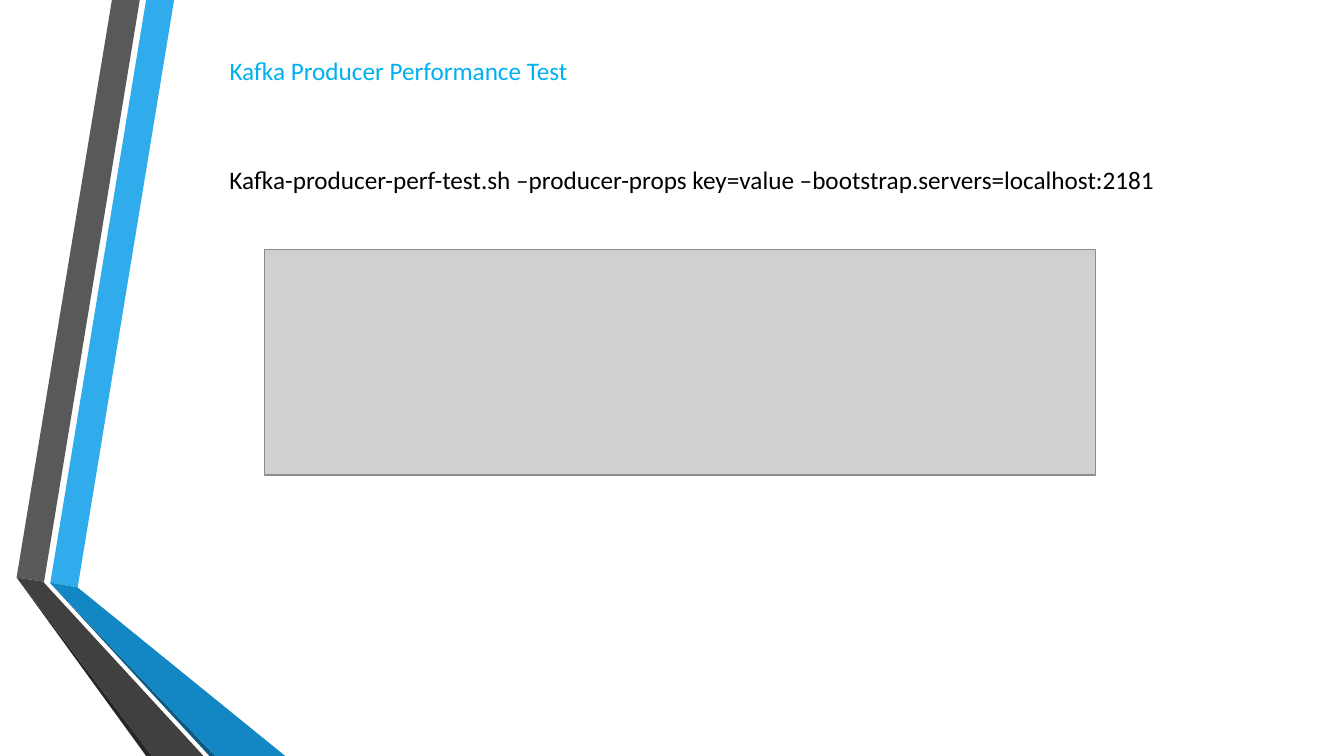
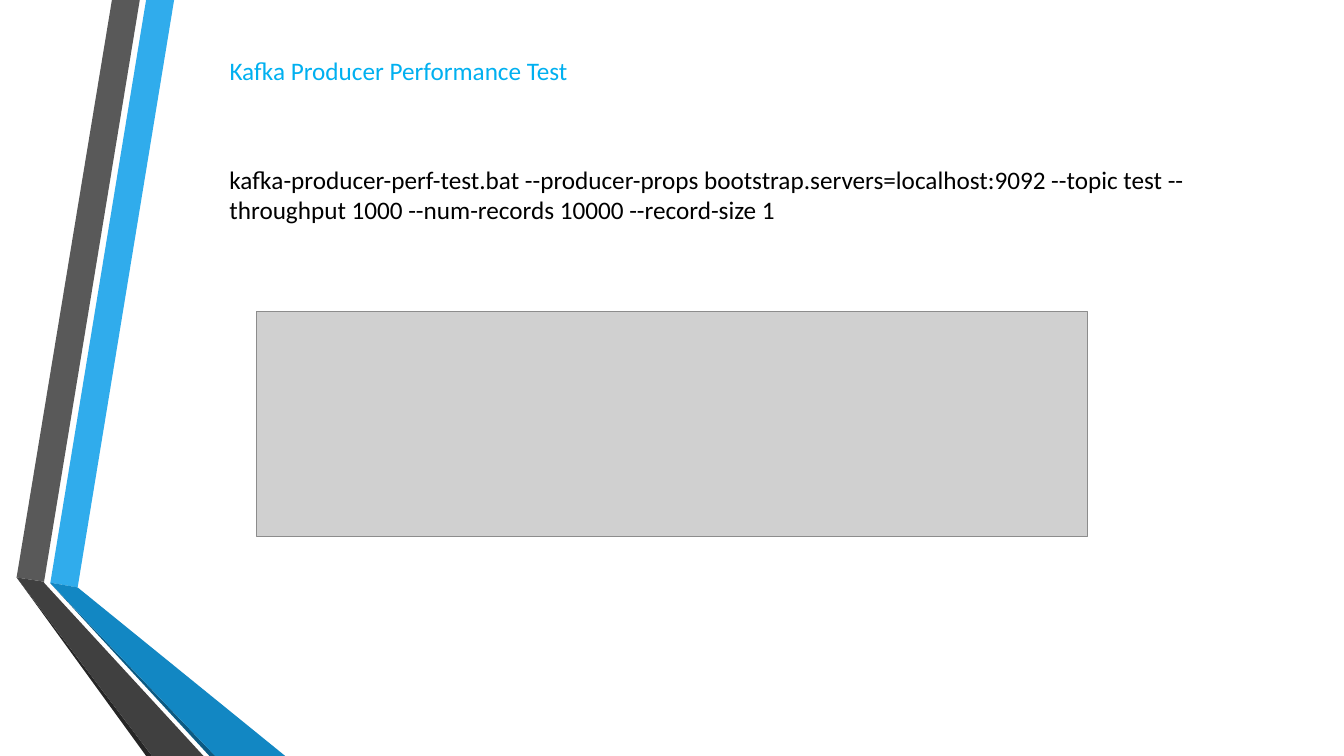
Before and after one commit to RobertLii/Tutorials, a slide deck: slide 48 of Kafka introduction.pptx. Drawn at 1344x756 pixels with LibreOffice and Linux fonts; fonts in the diff are those of the drawing; grey boxes stand for pictures; background and template pictures are left out. Boxes give left, top, right and bottom in pixels: in the first picture for what was removed or moved away, otherwise in the second. Text is boxed around its words. In the diff, an @@ line names an element or a change of style, - is before the commit and + after.

```diff
--- a/Kafka introduction.pptx
+++ b/Kafka introduction.pptx
@@ text at <box>229,171,1162,224</box>: text changed @@
-Kafka-producer-perf-test.sh –producer-props key=value –bootstrap.servers=localhost:2181
+kafka-producer-perf-test.bat --producer-props bootstrap.servers=localhost:9092 --topic test --throughput 1000 --num-records 10000 --record-size 1
@@ picture: place and size @@
-picture at <box>264,250,1095,475</box>
+picture at <box>257,312,1088,536</box>
```
Also in this commit, not shown: 4 other slides changed, 25 other files.
